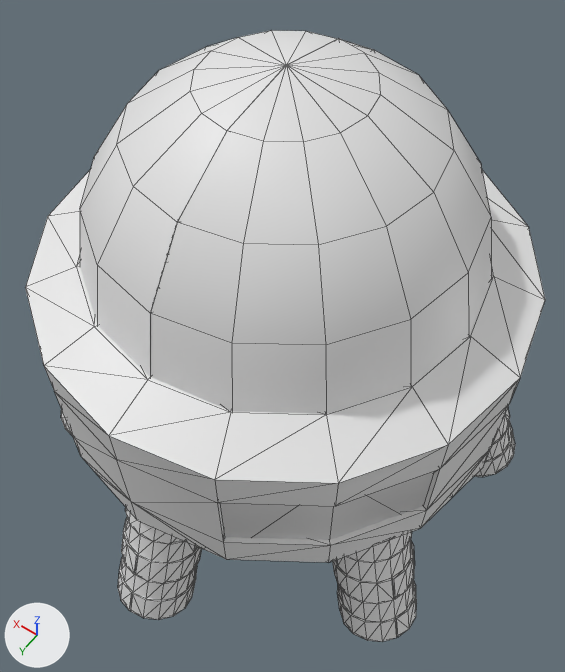
The FBX model プロトタイプ/ShootingGame/Assets/3DObj/Enemy/Enemy_Octopus_Animation.FBX as it was, and as the next commit left it.
The view is the same before and after, from a 50 mm lens placed at (-0.401, 0.567, 1.319), pointed at (-0.02, 0.034, 0.48). Every picture has the same lights, and +X, +Y and +Z are marked at lower left. Mesh edges are drawn as thin lines. Where no turn or scale is listed for an object, it has been applied to the vertices. Vertices at the same position are counted once.

Script lines for the objects in view, before the commit:
```python
me_mesh = bpy.data.meshes.new('Mesh')
me_mesh.from_pydata(...)  # 1798 vertices, 3328 faces; spans x -0.339..0.339, y -0.383..0.383, z -0.212..0.257
me_mesh_001 = bpy.data.meshes.new('Mesh.001')
me_mesh_001.from_pydata(...)  # 74 vertices, 72 faces; spans x 0.0..0.254, y -0.254..0.254, z 0.009..0.263
# before: 66 (0.097, 0.235, 0.009), 67 (0.18, 0.18, 0.009), 68 (0.235, 0.097, 0.009), 69 (0.254, 0.0, 0.009), 70 (0.235, -0.097, 0.009)
# before: 71 (0.18, -0.18, 0.009), 72 (0.097, -0.235, 0.009)
me_mesh_002 = bpy.data.meshes.new('Mesh.002')
me_mesh_002.from_pydata(...)  # 74 vertices, 72 faces; spans x -0.257..0.0, y -0.255..0.253, z 0.009..0.263
ob_cylinder001 = bpy.data.objects.new('Cylinder001', me_mesh)
ob_cylinder001.location = (0.0, 0.0, 0.364)
ob_ふた01 = bpy.data.objects.new('ふた01', me_mesh_001)
ob_ふた01.location = (0.0, 0.0, 0.606)
ob_ふた02 = bpy.data.objects.new('ふた02', me_mesh_002)
ob_ふた02.location = (0.0, 0.0, 0.606)
```
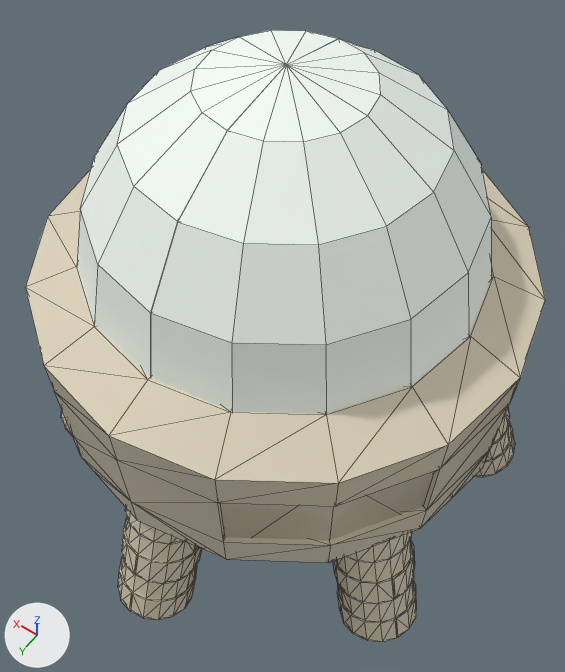
What differs and where, as boxes [x1, y1, x2, y2] in the pictures (565 x 672 px; the box of a moved part takes in the faces that stretch with it):
```json
{"object": "ふた02", "change": "recoloured, shading changed", "before": [150, 39, 491, 414], "after": [150, 39, 491, 414]}
{"object": "ふた01", "change": "reshaped", "before": [80, 30, 337, 377], "after": [77, 30, 354, 376], "on screen": "8% wider"}
{"part": 1, "of": "me_mesh", "change": "recoloured", "before": [25, 169, 545, 642], "after": [25, 169, 545, 642]}
{"part": 2, "of": "me_mesh_001", "change": "moved or reshaped", "before": [80, 212, 150, 377], "after": [77, 210, 150, 376]}
{"part": 3, "of": "me_mesh_001", "change": "recoloured", "before": [80, 30, 337, 312], "after": [80, 30, 337, 312]}
```

Scene script edits in JSON lines:
```json
{"op": "add", "block": "mat_ふた", "code": ["mat_ふた = principled_material('ふた')", "mat_ふた.base_color = (0.925, 1.0, 0.939)  # white #f6fff8", "mat_ふた.roughness = 0.6"]}
{"op": "add", "block": "mat_した", "code": ["mat_した = principled_material('した')", "mat_した.base_color = (0.734, 0.655, 0.5)  # light grey #ded4bc", "mat_した.roughness = 0.256", "mat_した.anisotropic = 1.0"]}
{"block": "me_mesh", "where": "me_mesh.from_pydata(...)  # 1798 vertices, 3328 faces; spans x -0.339..0.339, y -0.383..0.383, z -0.212..0.257"}
{"block": "me_mesh", "where": "# used by ob_cylinder001; location = (0.0, 0.0, 0.364)"}
{"block": "me_mesh", "change": "me_mesh part 1: 3328 faces spanning x -0.339..0.339, y -0.383..0.383, z -0.212..0.257 switch from no material to mat_した (light grey #ded3bc)"}
{"block": "me_mesh_002", "where": "me_mesh_002.from_pydata(...)  # 74 vertices, 72 faces; spans x -0.257..0.0, y -0.255..0.253, z 0.009..0.263"}
{"block": "me_mesh_002", "where": "# used by ob_ふた02; location = (0.0, 0.0, 0.606)"}
{"block": "me_mesh_002", "change": "me_mesh_002 part 5: edges marked sharp go from 23 to 127"}
{"op": "add", "block": "me_mesh_002", "code": "me_mesh_002.materials.append(mat_ふた)  # white #f6fff8"}
{"block": "me_mesh_001", "where": "# used by ob_ふた01; location = (0.0, 0.0, 0.606)"}
{"op": "remove", "block": "me_mesh_001", "code": "me_mesh_001.from_pydata(...)  # 74 vertices, 72 faces; spans x 0.0..0.254, y -0.254..0.254, z 0.009..0.263"}
{"op": "add", "block": "me_mesh_001", "code": "me_mesh_001.from_pydata(...)  # 74 vertices, 72 faces; spans x 0.0..0.257, y -0.255..0.253, z 0.009..0.263"}
{"block": "me_mesh_001", "change": "me_mesh_001 part 2"}
{"op": "add", "block": "me_mesh_001", "code": "for i in [*range(66, 73)]: me_mesh_001.vertices[i].co += Vector((0.003, 0.003, 0.0))"}
{"block": "me_mesh_001", "change": "me_mesh_001 part 3: 72 faces spanning x 0.0..0.257, y -0.255..0.253, z 0.009..0.263 switch from no material to mat_ふた (white #f6fff8)"}
{"block": "me_mesh_001", "change": "me_mesh_001 part 4: the surface is now shaded flat"}
```
